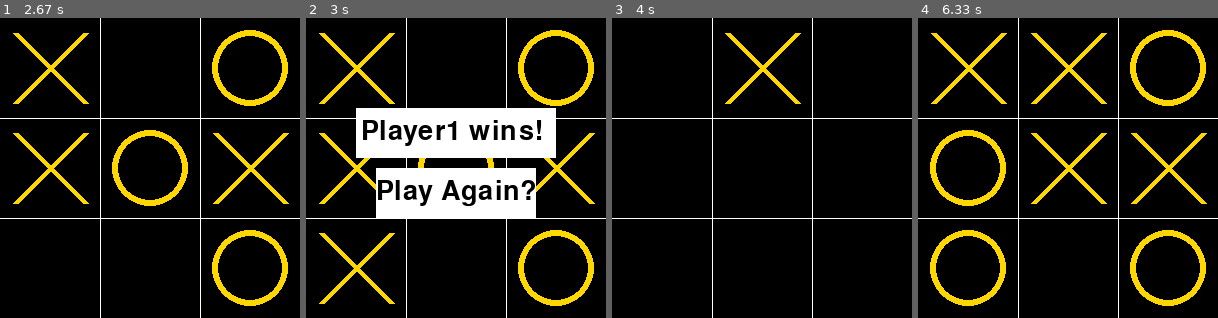
Above: before the commit, frames 1-4 (left to right).
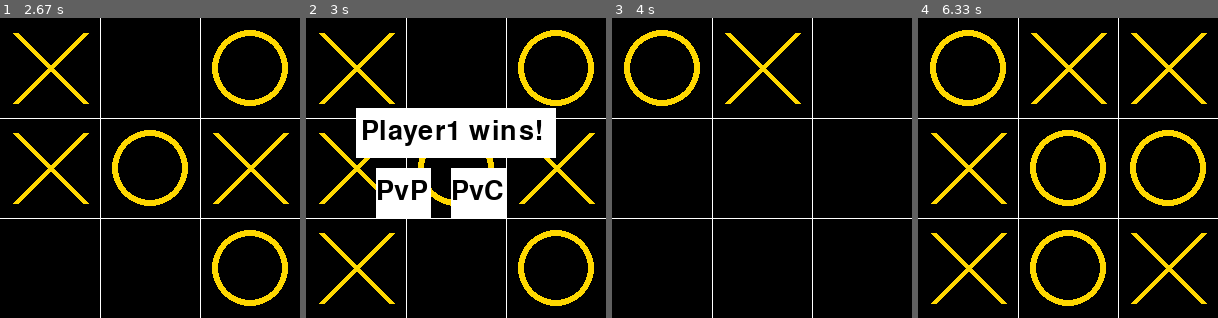
Above: after the commit, the same moments.

Repository: adityabhattad2021/TicTacToe-with-pygames
Game: pygame game, started from run.py
Two runs of this game, one before a commit and one after it. Both use one fixed random seed, a clock stepped at 60 frames per second and the inputs below.
Inputs (mouse positions are in pixels of both pictures, inside the frame that each line leads up to):
- Up to frame 1 (2.67 s): press the mouse at (150, 186) at 0.37 s; move the mouse to (114, 177) at 0.47 s; release the mouse at (78, 171) at 0.6 s; press the mouse at (150, 186) at 0.7 s; move the mouse to (204, 231) at 0.8 s; release the mouse at (258, 273) at 0.93 s; click (72, 57) at 1.05 s; click (153, 198) at 1.38 s; press the mouse at (153, 198) at 1.7 s; move the mouse to (192, 171) at 1.8 s; release the mouse at (228, 141) at 1.93 s; click (213, 114) at 2.55 s
- Up to frame 2 (3 s): click (384, 219) at 2.88 s
- Up to frame 3 (4 s): click (783, 192) at 3.22 s, where only the run after the commit has a clickable "PvC"; press the mouse at (690, 219) at 3.53 s; move the mouse to (735, 165) at 3.63 s; release the mouse at (780, 108) at 3.77 s; press the mouse at (690, 219) at 3.87 s; move the mouse to (687, 240) at 3.97 s
- Up to frame 4 (6.33 s): release the mouse at (990, 261) at 4.1 s; press the mouse at (996, 219) at 4.2 s; move the mouse to (1044, 186) at 4.3 s; release the mouse at (1092, 150) at 4.43 s; click (1173, 108) at 4.55 s; press the mouse at (1173, 108) at 4.87 s; move the mouse to (1086, 81) at 4.97 s; release the mouse at (999, 57) at 5.1 s; press the mouse at (1173, 108) at 5.2 s; move the mouse to (1077, 123) at 5.3 s; release the mouse at (984, 135) at 5.43 s; press the mouse at (1173, 108) at 5.53 s; move the mouse to (1167, 159) at 5.63 s; release the mouse at (1161, 213) at 5.77 s; click (1158, 222) at 6.22 s

Frame 1 is identical in both runs. In frame 2, 3.7% of the frame differs, in the area x 29-77%, y 50-67%; in frame 3, 1.4%; in frame 4, 16%, in the area x 4-97%, y 4-96%.

Commit message:
Added player vs computer mode

Diff:
--- a/run.py
+++ b/run.py
@@ -1,6 +1,6 @@
 import pygame
+import random
 from pygame.locals import *
-
 
 
 pygame.init()
@@ -11,23 +11,24 @@
 screen = pygame.display.set_mode((screen_width, screen_height))
 pygame.display.set_caption("TIC-TAC-TOE Game")
 
-
+with_computer = 0
 markers = []
 clicked = False
 pos = []
 player = 1
-winner=0
-game_over=False
+winner = 0
+game_over = False
 
 
 gold = (255, 215, 0)
 
 
+font = pygame.font.SysFont(None, 40)
 
-font=pygame.font.SysFont(None,40)
-
-# Create rectangle for Play Again Button
-again_rect=Rect(screen_width//2-80,screen_height//2,160,50)
+# Create rectangle for Play Again Button player vs player
+again_rect = Rect(screen_width//2-80, screen_height//2, 55, 50)
+# Create rectangle for Play Again Button player vs computer
+again_rect_computer = Rect(screen_width//2-5, screen_height//2, 55, 50)
 
 
 def draw_grid():
@@ -59,44 +60,54 @@
 def check_winner():
     global winner
     global game_over
-    y_pos=0
+    y_pos = 0
     for x in markers:
         # for checking columns
-        if sum(x)==3:
-            winner=1
-            game_over=True
-        if sum(x)==-3:
-            winner=2
-            game_over=True
+        if sum(x) == 3:
+            winner = 1
+            game_over = True
+        if sum(x) == -3:
+            winner = 2
+            game_over = True
         # for checking rows
-        if markers[0][y_pos]+markers[1][y_pos]+markers[2][y_pos]==3:
-            winner=1
-            game_over=True
-        if markers[0][y_pos]+markers[1][y_pos]+markers[2][y_pos]==-3:
-            winner=2
-            game_over=True
-        y_pos+=1
+        if markers[0][y_pos]+markers[1][y_pos]+markers[2][y_pos] == 3:
+            winner = 1
+            game_over = True
+        if markers[0][y_pos]+markers[1][y_pos]+markers[2][y_pos] == -3:
+            winner = 2
+            game_over = True
+        y_pos += 1
 
     # Check diagonals
-    if markers[0][0]+markers[1][1]+markers[2][2]==3 or markers[2][0]+markers[1][1]+markers[0][2]==3:
-        winner=1
-        game_over=True
-    if markers[0][0]+markers[1][1]+markers[2][2]==-3 or markers[2][0]+markers[1][1]+markers[0][2]==-3:
-        winner=2
-        game_over=True
+    if markers[0][0]+markers[1][1]+markers[2][2] == 3 or markers[2][0]+markers[1][1]+markers[0][2] == 3:
+        winner = 1
+        game_over = True
+    if markers[0][0]+markers[1][1]+markers[2][2] == -3 or markers[2][0]+markers[1][1]+markers[0][2] == -3:
+        winner = 2
+        game_over = True
+
 
 def draw_winner(winner):
-    display_text=f"Player{str(winner)} wins!"
-    display_img=font.render(display_text,True,(0,0,0))
-    pygame.draw.rect(screen,(255,255,255),(screen_width//2-100,screen_height//2-60,200,50))
-    screen.blit(display_img,(screen_width//2-95,screen_height//2-50))
+    display_text = f"Player{str(winner)} wins!"
+    display_img = font.render(display_text, True, (0, 0, 0))
+    pygame.draw.rect(screen, (255, 255, 255), (screen_width //
+                     2-100, screen_height//2-60, 200, 50))
+    screen.blit(display_img, (screen_width//2-95, screen_height//2-50))
 
     # again_text
-    again_text="Play Again?"
-    again_img=font.render(again_text,True,(0,0,0))
-    pygame.draw.rect(screen,(255,255,255),again_rect)
-    screen.blit(again_img,(screen_width//2-80,screen_height//2+10))
+    player_vs_player_text = "PvP"
+    player_vs_player_img = font.render(player_vs_player_text, True, (0, 0, 0))
+    pygame.draw.rect(screen, (255, 255, 255), again_rect)
+    screen.blit(player_vs_player_img,
+                (screen_width//2-80, screen_height//2+10))
 
+    # again_text_with_computer
+    player_vs_computer_text = "PvC"
+    player_vs_computer_img = font.render(
+        player_vs_computer_text, True, (0, 0, 0))
+    pygame.draw.rect(screen, (255, 255, 255), again_rect_computer)
+    screen.blit(player_vs_computer_img,
+                (screen_width//2-5, screen_height//2+10))
 
 
 for x in range(3):
@@ -113,41 +124,66 @@
     for event in pygame.event.get():
         if event.type == pygame.QUIT:
             run = False
-        if game_over==0:
-            if event.type == pygame.MOUSEBUTTONDOWN and clicked == False:
-                clicked = True
-            if event.type == pygame.MOUSEBUTTONUP and clicked == True:
-                clicked = False
-                pos = pygame.mouse.get_pos()
+        if game_over == 0:
+            if player == -1 and with_computer:
+                pos2 = [random.randint(0, 300), random.randint(0, 300)]
+                while (pos2[0] in range(pos[0]-100, pos[0]+100)) or (pos2[0] in range(pos[0]-80, pos[0]+80)):
+                    pos2 = [random.randint(0, 300), random.randint(0, 300)]
+                pos = pos2
                 cell_x = pos[0]
                 cell_y = pos[1]
                 if markers[cell_x//100][cell_y//100] == 0:
                     markers[cell_x//100][cell_y//100] = player
                     player *= -1
                     check_winner()
+            else:
+                if event.type == pygame.MOUSEBUTTONDOWN and clicked == False:
+                    clicked = True
+                if event.type == pygame.MOUSEBUTTONUP and clicked == True:
+                    clicked = False
+                    pos = pygame.mouse.get_pos()
+                    cell_x = pos[0]
+                    cell_y = pos[1]
+                    if markers[cell_x//100][cell_y//100] == 0:
+                        markers[cell_x//100][cell_y//100] = player
+                        player *= -1
+                        check_winner()
 
-    if game_over==True:
+    if game_over == True:
         draw_winner(winner)
         # Check if player has again clicked on play again
         if event.type == pygame.MOUSEBUTTONDOWN and clicked == False:
             clicked = True
         if event.type == pygame.MOUSEBUTTONUP and clicked == True:
             clicked = False
-            pos=pygame.mouse.get_pos()
+            pos = pygame.mouse.get_pos()
             if again_rect.collidepoint(pos):
                 # resetting variables
                 markers = []
                 # clicked = False
                 pos = []
                 player = 1
-                winner=0
-                game_over=False
+                winner = 0
+                game_over = False
+                # for activation player vs computer
+                with_computer = 0
                 for x in range(3):
                     row = [0]*3
                     markers.append(row)
-
-
-
+            pos = pygame.mouse.get_pos()
+            if again_rect_computer.collidepoint(pos):
+                # resetting variables
+                markers = []
+                # clicked = False
+                pos = []
+                player = 1
+                winner = 0
+                game_over = False
+                # for activation player vs computer
+                with_computer = 1
+                for x in range(3):
+                    row = [0]*3
+                    markers.append(row)
 
     pygame.display.update()
 
